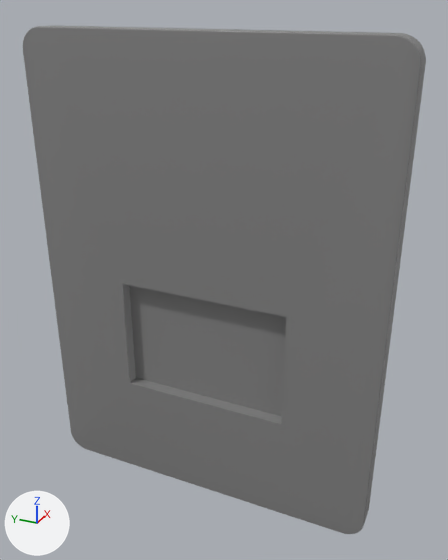
One commit to the glTF model public/rebuilt/simready-kitchenware_cuttingBoard_k01.glb: the scene before it, then after it.
Rendered twice from a 50 mm camera at (-0.259, -0.127, 0.263) aimed at (0.006, -0.008, 0.131). Arrows for +X, +Y and +Z are at lower left; the lights stay in place. The first picture is the older version. Where no turn or scale is listed for an object, it has been applied to the vertices. Vertices at exactly the same position are counted once.

Script lines for the objects in view, before the commit:
```python
mat_plastic__858585_roughness_0_45 = principled_material('plastic #858585 roughness=0.45')
mat_plastic__858585_roughness_0_45.base_color = (0.235, 0.235, 0.235)  # grey #858585
mat_plastic__858585_roughness_0_45.roughness = 0.45
me_slab = bpy.data.meshes.new('slab')
me_slab.from_pydata(...)  # 728 vertices, 1452 faces; spans x -0.006..0.006, y -0.094..0.094, z -0.125..0.125
me_slab.materials.append(mat_plastic__858585_roughness_0_45)  # grey #858585
ob_slab = bpy.data.objects.new('slab', me_slab)
ob_slab.location = (0.0, 0.0, 0.125)
```
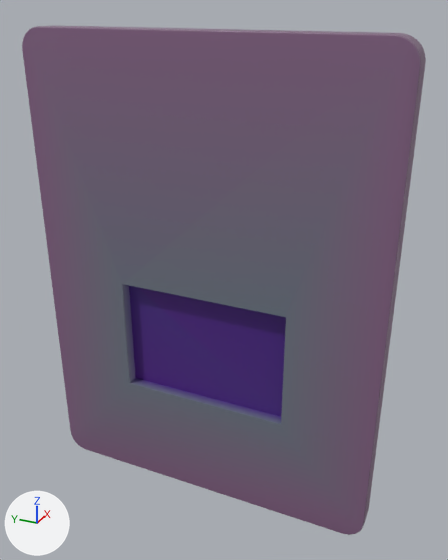
Edits to the bpy script that builds the scene:
```text
Change mat_plastic__858585_roughness_0_45:
    where n0 = _N.new('ShaderNodeBsdfPrincipled'); n0.name = 'Principled BSDF'
    remove n0.inputs[0].default_value = (0.235, 0.235, 0.235, 1.0)  # 'Base Color', grey #858585
    add n2 = _N.new('ShaderNodeMix'); n2.name = 'Mix'
    add n2.data_type = 'RGBA'
    add n2.blend_type = 'MULTIPLY'
    add n2.inputs[0].default_value = 1.0  # 'Factor'
    add n2.inputs[7].default_value = (0.235, 0.235, 0.235, 1.0)  # 'B', grey #858585
    add n3 = _N.new('ShaderNodeVertexColor'); n3.name = 'Color Attribute'
    add _L.new(n2.outputs[2], n0.inputs[0])  # 'Result' to 'Base Color'
    add _L.new(n3.outputs[0], n2.inputs[6])  # 'Color' to 'A'
Change me_slab:
    where me_slab.from_pydata(...)  # 728 vertices, 1452 faces; spans x -0.006..0.006, y -0.094..0.094, z -0.125..0.125
    used by ob_slab; location = (0.0, 0.0, 0.125)
    me_slab part 1: vertex colours changed
Change ob_slab:
    ob_slab.location: (0.0, 0.0, 0.125) -> (-0.0003, 0.0001, 0.125)
```

Pixel boxes (x1, y1, x2, y2) of what changed, in the pictures (448 x 560 px):
'slab', recoloured, moved
    before: (23, 25, 426, 534)
    after: (22, 25, 426, 535)
